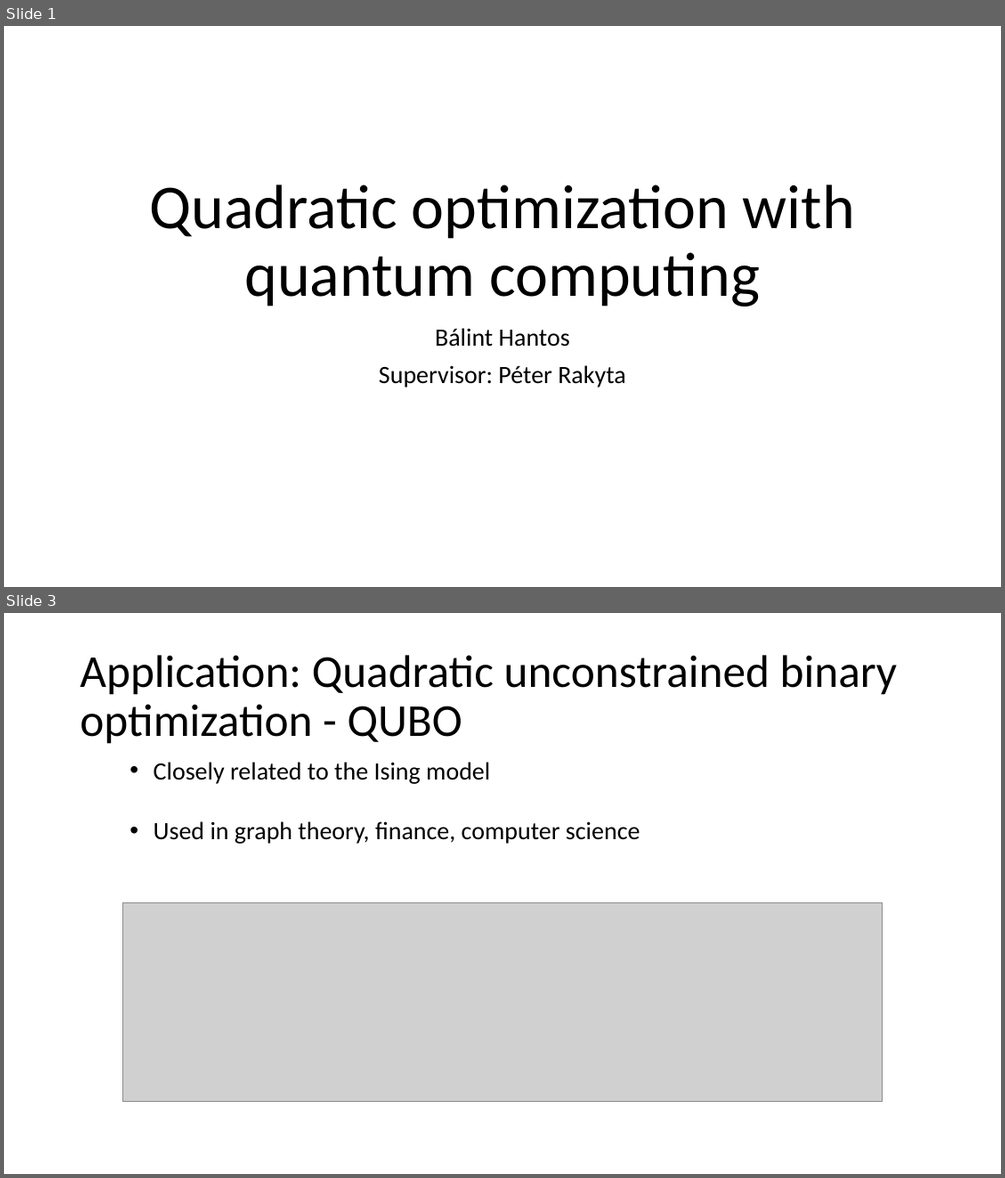
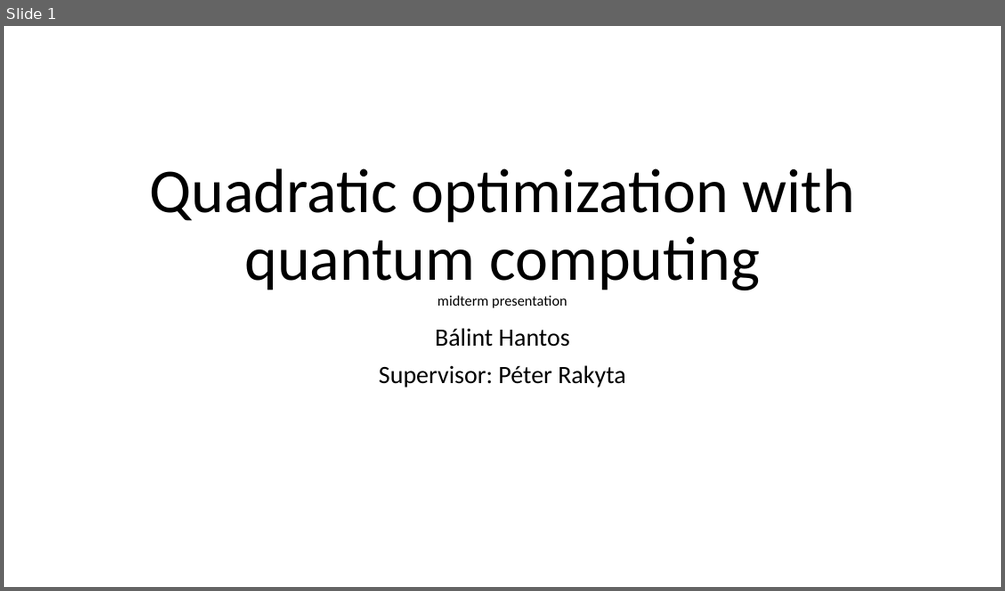
Before and after one commit to Balint831/SciMod, a slide deck: 3 Quadratic optimization with quantum computing .pptx. Shown one above the other, each under a label of ours: slides 1 and 3 before the commit, slide 1 after it; the slides between them are not shown. The pictures are 1005x1178 and 1005x591 pixels, drawn with LibreOffice and Linux fonts; fonts in the diff are those of the drawing; grey boxes stand for pictures. Boxes give left, top, right and bottom in pixels: in the first picture for what was removed or moved away, otherwise in the second. Text is boxed around its words. In the diff, an @@ line names an element or a change of style, - is before the commit and + after.

```diff
--- a/3 Quadratic optimization with quantum computing .pptx
+++ b/3 Quadratic optimization with quantum computing .pptx
@@ slide 3 removed at [4,613,1001,1174], background #FFFFFF @@
@@ title removed at [80,655,898,744] @@
-Application: Quadratic unconstrained binary optimization - QUBO
@@ text removed at [154,762,640,844] @@
-• Closely related to the Ising model
-• Used in graph theory, finance, computer science
@@ picture removed at [123,902,882,1102] @@
@@ slide 1 changed as well @@
@@ title at [149,168,855,308]: text changed @@
-Quadratic optimization with quantum computing
+Quadratic optimization with quantum computing
+midterm presentation
```
Also in this commit, not shown: 5 other slides changed, 11 slides added, 4 other files.
